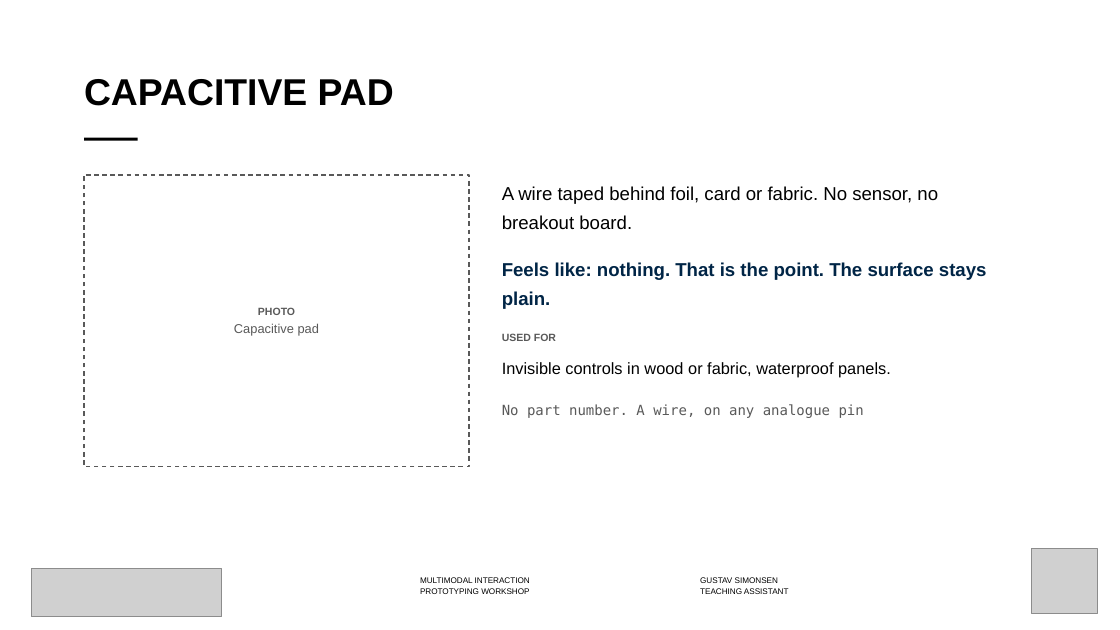
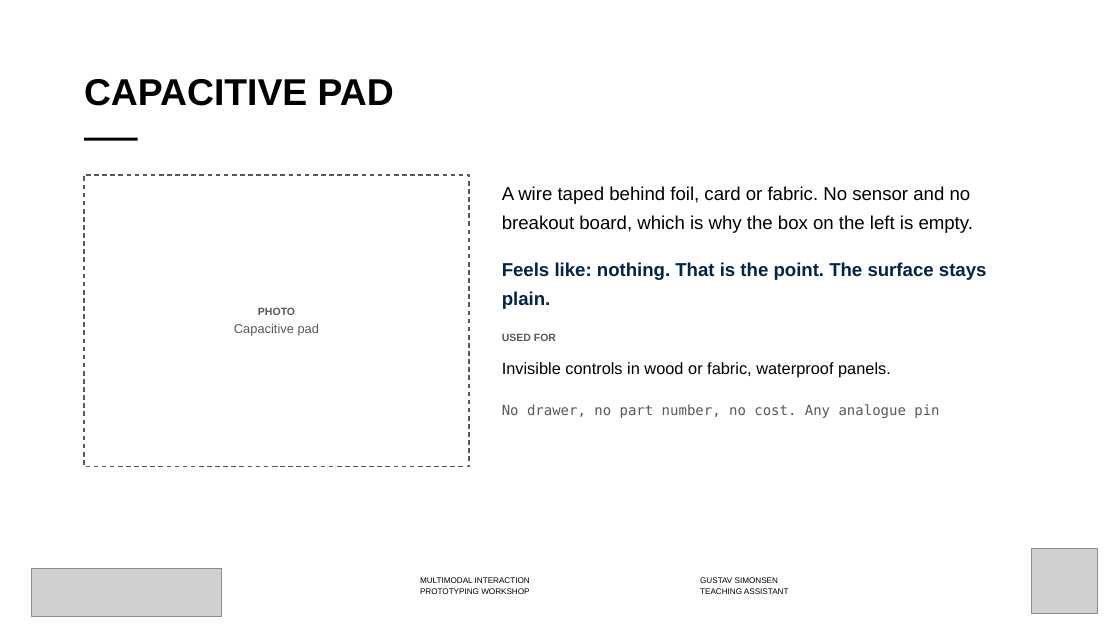
Before and after one commit to labtools-au/multimodal-actuator-workshop, a slide deck: slide 15 of docs/multimodal-actuator-workshop.pptx (slide 14 before the commit). Drawn at 1120x630 pixels with LibreOffice and Linux fonts; fonts in the diff are those of the drawing; grey boxes stand for pictures; background and template pictures are left out. Boxes give left, top, right and bottom in pixels: in the first picture for what was removed or moved away, otherwise in the second. Text is boxed around its words. In the diff, an @@ line names an element or a change of style, - is before the commit and + after.

```diff
--- a/docs/multimodal-actuator-workshop.pptx
+++ b/docs/multimodal-actuator-workshop.pptx
@@ text at bbox=[502, 186, 973, 233]: text changed @@
-A wire taped behind foil, card or fabric. No sensor, no breakout board.
+A wire taped behind foil, card or fabric. No sensor and no breakout board, which is why the box on the left is empty.
@@ text at bbox=[502, 404, 939, 418]: text changed @@
-No part number. A wire, on any analogue pin
+No drawer, no part number, no cost. Any analogue pin
```
Also in this commit, not shown: 3 other slides changed, 3 slides added, 5 other files.
